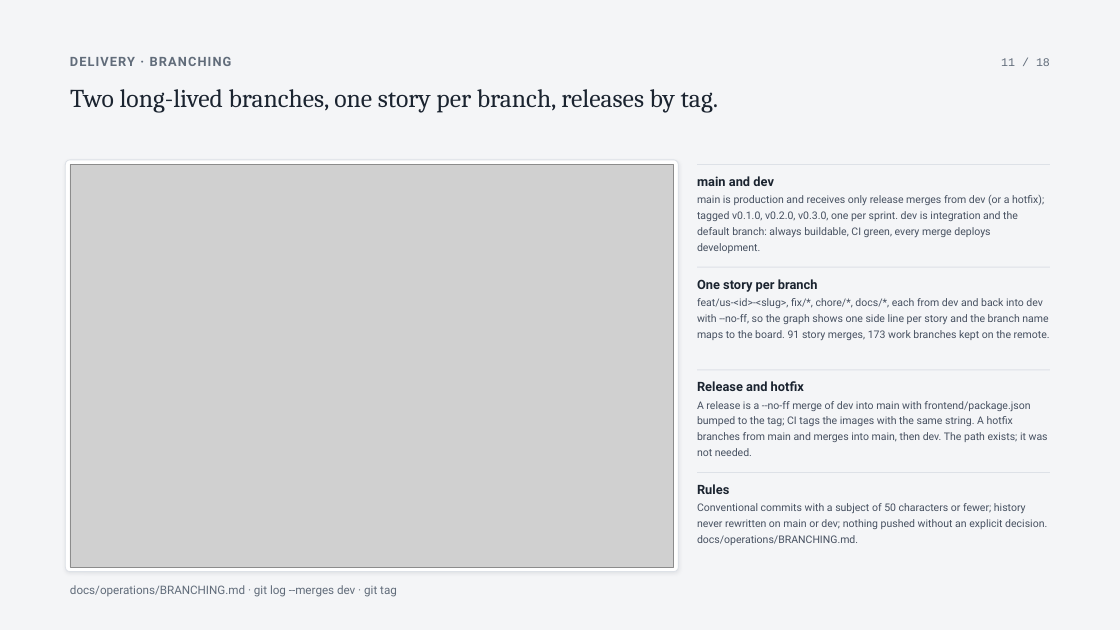
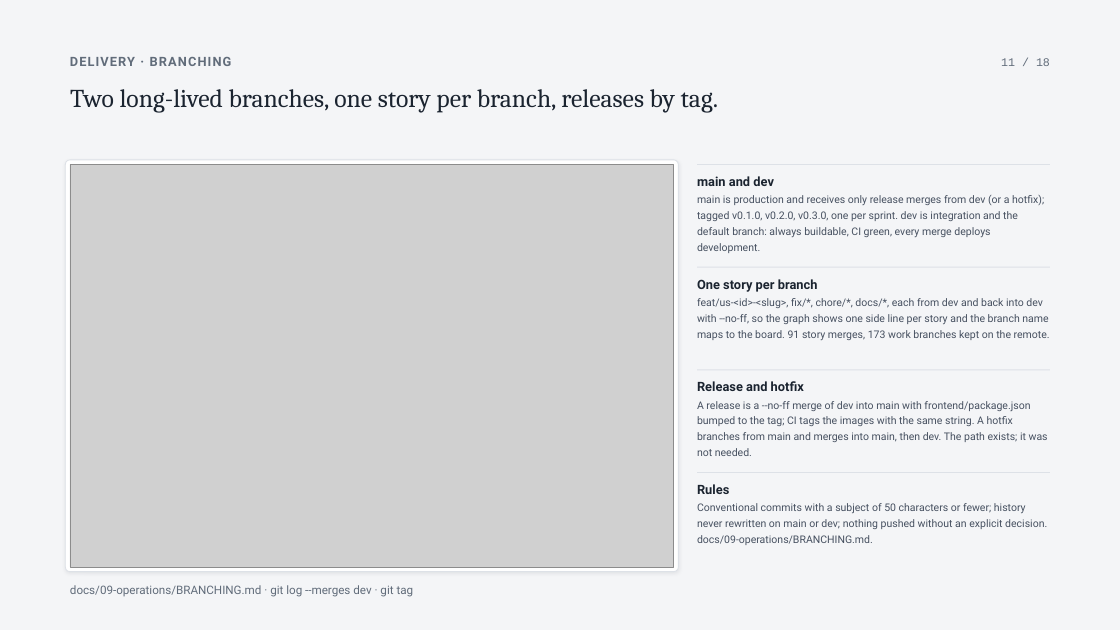
Before and after one commit to SuhaasNv/permitflow, a slide deck: slide 11 of docs/13-debrief/technical-deck/PermitFlow-technical.pptx. Drawn at 1120x630 pixels with LibreOffice and Linux fonts; fonts in the diff are those of the drawing; grey boxes stand for pictures. Boxes give left, top, right and bottom in pixels: in the first picture for what was removed or moved away, otherwise in the second. Text is boxed around its words. In the diff, an @@ line names an element or a change of style, - is before the commit and + after.

Commit message:
docs: technical deck follows the numbered folders

```diff
--- a/docs/13-debrief/technical-deck/PermitFlow-technical.pptx
+++ b/docs/13-debrief/technical-deck/PermitFlow-technical.pptx
@@ text at box(697, 503, 1047, 545): text changed @@
-Conventional commits with a subject of 50 characters or fewer; history never rewritten on main or dev; nothing pushed without an explicit decision. docs/operations/BRANCHING.md.
+Conventional commits with a subject of 50 characters or fewer; history never rewritten on main or dev; nothing pushed without an explicit decision. docs/09-operations/BRANCHING.md.
@@ text at box(70, 585, 414, 597): text changed @@
-docs/operations/BRANCHING.md · git log --merges dev · git tag
+docs/09-operations/BRANCHING.md · git log --merges dev · git tag
```
Also in this commit, not shown: 7 other slides changed, 1 other file.
